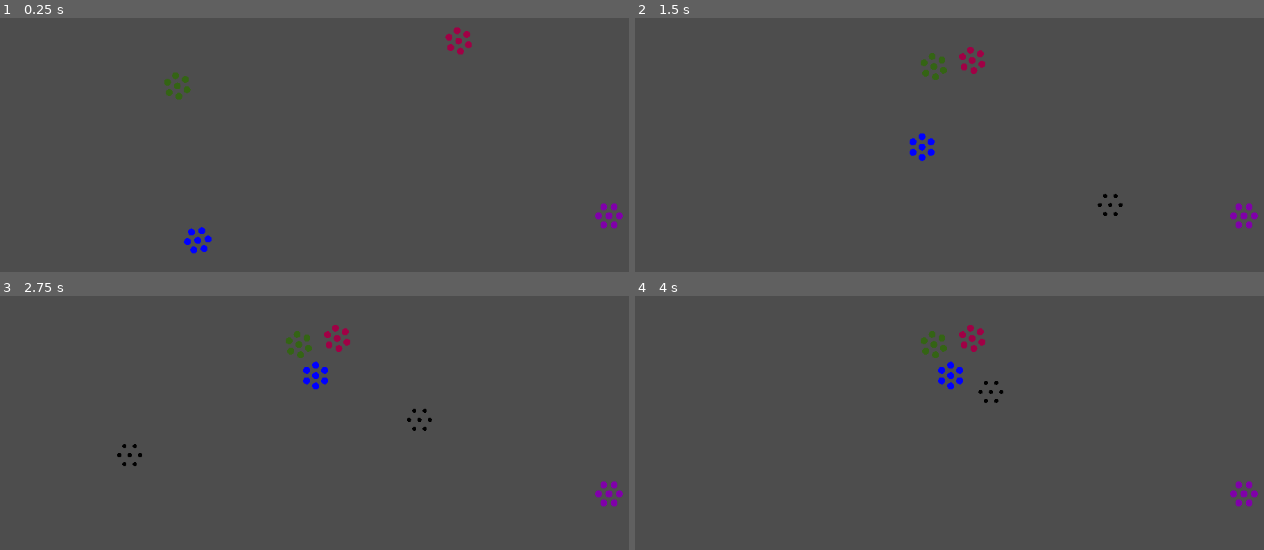
Above: before the commit, frames 1-4 (two rows, left to right).
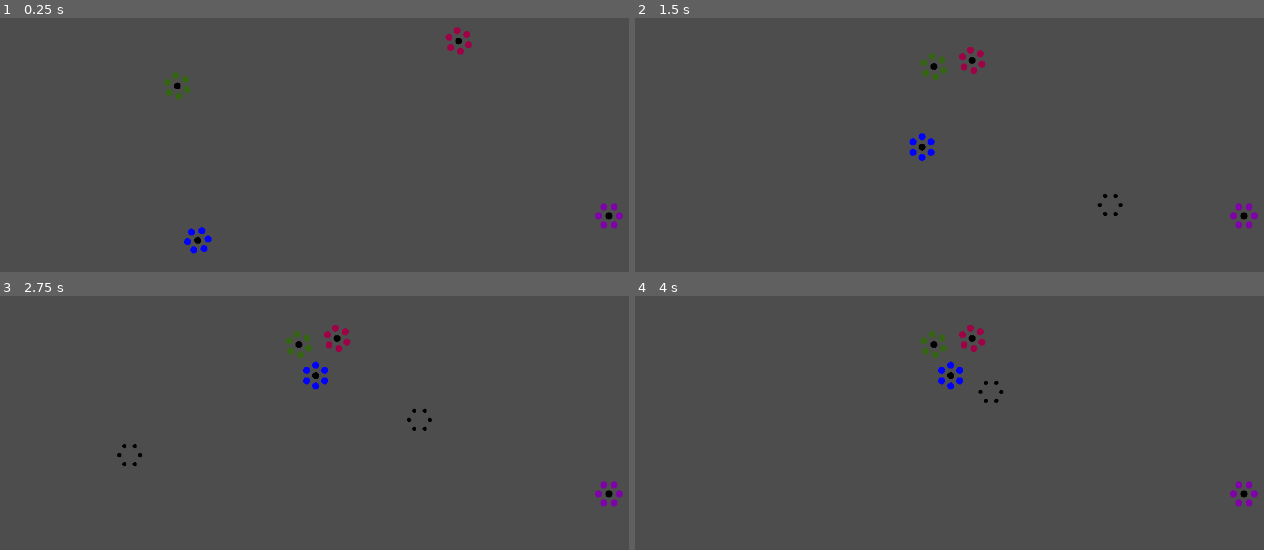
Above: after the commit, the same moments.

Repository: the-alex-g/CardGame
Game: Godot game, scene res://world/world.tscn
Two runs of this game, one before a commit and one after it. Both use one fixed random seed, a clock stepped at 60 frames per second and the inputs below.
Inputs:
- Up to frame 1 (0.25 s): no input
- Up to frame 2 (1.5 s): no input
- Up to frame 3 (2.75 s): no input
- Up to frame 4 (4 s): no input

The runs differ from the first frame. In frame 1, 0.1% of the frame differs, in the area x 27-98%, y 7-89%; in frame 2, 0.1%; in frame 3, 0.1%, in the area x 20-98%, y 15-80%; in frame 4, 0.1%.

Commit message:
Add captain combat

Diff:
--- a/project/resources/targeting/hit_area.gd
+++ b/project/resources/targeting/hit_area.gd
@@ -3,7 +3,7 @@
 
 signal updated_target_in_range(is_target_in_range)
 
-var _target : Unit
+var target : Unit : set = _set_target
 var hit_range := 0.0 : set = _set_hit_range
 
 @onready var _collision_shape : CollisionShape2D = $CollisionShape2D
@@ -11,19 +11,19 @@
 
 func _on_body_entered(body:PhysicsBody2D)->void:
 	# you can hit your target now
-	if body == _target:
+	if body == target:
 		_set_is_target_in_range(true)
 
 
 func _on_body_exited(body:PhysicsBody2D)->void:
 	# you can't hit your target anymore
-	if body == _target:
+	if body == target:
 		_set_is_target_in_range(false)
 
 
 func _check_hit_area_for_target()->void:
 	# can you hit the target? Used to process new targets.
-	if get_overlapping_bodies().has(_target):
+	if get_overlapping_bodies().has(target):
 		_set_is_target_in_range(true)
 	else:
 		_set_is_target_in_range(false)
@@ -43,6 +43,10 @@
 	return shape
 
 
+func _set_target(value:Unit)->void:
+	target = value
+	_check_hit_area_for_target()
+
+
 func _on_targeting_area_aquired_new_target(new_target:Unit)->void:
-	_target = new_target
-	_check_hit_area_for_target()
+	_set_target(new_target)
--- a/project/resources/targeting/targeting_area.gd
+++ b/project/resources/targeting/targeting_area.gd
@@ -18,10 +18,7 @@
 	if _target == null:
 		return true
 	else:
-		if global_position.distance_squared_to(point) < global_position.distance_squared_to(_target.global_position):
-			return true
-		else:
-			return false
+		return global_position.distance_squared_to(point) < global_position.distance_squared_to(_target.global_position)
 
 
 func _on_target_died()->void:
@@ -73,7 +70,6 @@
 
 
 func _set_hit_range(value:float)->void:
-	print(value)
 	_hit_area.hit_range = value
 
 
--- /dev/null
+++ b/project/soldier/captain/captain.gd
@@ -0,0 +1,58 @@
+class_name Captain
+extends Soldier
+
+signal ranged_attack_resolved(hit)
+
+@export var attack_cooldown_time := 1.0
+@export var hit_range := 45.0
+
+var _target : Unit
+var root_unit : Unit
+
+@onready var _attack_cooldown_timer : Timer = $AttackCooldownTimer
+@onready var _hit_area : HitArea = $HitArea
+
+
+func _ready():
+	_hit_area.hit_range = hit_range
+
+
+func _on_unit_targeting_update_target(new_target:Unit)->void:
+	_target = new_target
+	_hit_area.target = _target
+
+
+func _on_hit_area_updated_target_in_range(is_target_in_range:bool)->void:
+	if is_target_in_range:
+		_attack_cooldown_timer.start(attack_cooldown_time)
+	else:
+		_attack_cooldown_timer.stop()
+
+
+func _on_attack_cooldown_timer_timeout()->void:
+	var attack_array := [_get_attack()]
+	match soldier_type:
+		"Melee":
+			_target.damage(attack_array)
+		"Ranged":
+			var attack_hit : bool = await ranged_attack_resolved
+			if attack_hit:
+				_target.damage(attack_array)
+
+
+func _on_shoot(ammo:Ammo, from:Vector2)->void:
+	_add_ammo(ammo, from)
+
+	var attack_hit : bool = await ammo.ended
+	emit_signal("ranged_attack_resolved", attack_hit)
+
+
+func _add_ammo(ammo:Ammo, from:Vector2)->void:
+	ammo.global_position = from
+	ammo.direction = get_angle_to(_target.global_position)
+	ammo.bodies_to_ignore.append(root_unit)
+	get_tree().current_scene.add_child(ammo)
+
+
+func _on_hidden()->void:
+	queue_free()
--- /dev/null
+++ b/project/soldier/captain/captain.tscn
@@ -0,0 +1,17 @@
+[gd_scene load_steps=3 format=3 uid="uid://ckugrsb48ouyj"]
+
+[ext_resource type="Script" path="res://soldier/captain/captain.gd" id="1_74nr5"]
+[ext_resource type="PackedScene" uid="uid://c75ul6ulpjtar" path="res://resources/targeting/hit_area.tscn" id="2_0rdpd"]
+
+[node name="Captain" type="Node2D"]
+script = ExtResource("1_74nr5")
+color = Color(0, 0, 0, 1)
+
+[node name="HitArea" parent="." instance=ExtResource("2_0rdpd")]
+
+[node name="AttackCooldownTimer" type="Timer" parent="."]
+
+[connection signal="hidden" from="." to="." method="_on_hidden"]
+[connection signal="shoot" from="." to="." method="_on_shoot"]
+[connection signal="updated_target_in_range" from="HitArea" to="." method="_on_hit_area_updated_target_in_range"]
+[connection signal="timeout" from="AttackCooldownTimer" to="." method="_on_attack_cooldown_timer_timeout"]
--- a/project/soldier/soldier.gd
+++ b/project/soldier/soldier.gd
@@ -11,7 +11,7 @@
 @export_enum("Melee", "Ranged") var soldier_type := "Melee"
 
 var attack : Attack : get = _get_attack
-var color := Color.BLUE
+@export var color := Color.BLUE
 
 
 func _draw()->void:
--- a/project/unit/unit.gd
+++ b/project/unit/unit.gd
@@ -19,6 +19,7 @@
 @export_enum("Melee", "Ranged") var unit_type := "Melee"
 
 var _target : Unit
+var _captain : Captain
 var _is_target_in_range := false : set = _set_is_target_in_range
 var is_dead := false : set = _set_is_dead
 
@@ -30,6 +31,7 @@
 func _ready()->void:
 	_update_targeting_area()
 	_populate_unit()
+	_add_captain(load("res://soldier/captain/captain.tscn").instantiate())
 
 
 func _process(delta:float)->void:
@@ -44,7 +46,8 @@
 			_move_towards_target(delta)
 		else:
 			if unit_type == "Ranged" and global_position.distance_squared_to(_target.global_position) < pow(FLEE_DISTANCE, 2):
-				_move_away_from_target(delta)
+				pass
+				#_move_away_from_target(delta)
 
 
 func _update_targeting_area()->void:
@@ -104,7 +107,11 @@
 
 
 func _get_soldiers()->Array:
-	return _soldier_container.get_children()
+	var soldiers := []
+	for soldier in _soldier_container.get_children():
+		if soldier.visible:
+			soldiers.append(soldier)
+	return soldiers
 
 
 func _set_is_dead(value:bool)->void:
@@ -126,12 +133,16 @@
 
 
 func _on_soldier_shoot(ammo:Ammo, from:Vector2)->void:
+	_instance_ammunition(ammo, from)
+	var hit : bool = await ammo.ended
+	emit_signal("ranged_attack_ended", hit)
+
+
+func _instance_ammunition(ammo:Ammo, from:Vector2)->void:
 	ammo.global_position = from
 	ammo.direction = get_angle_to(_target.global_position)
 	ammo.bodies_to_ignore.append(self)
-	get_parent().add_child(ammo)
-	var hit : bool = await ammo.ended
-	emit_signal("ranged_attack_ended", hit)
+	get_tree().current_scene.add_child(ammo)
 
 
 func damage(attack_array:Array)->void:
@@ -140,22 +151,18 @@
 		return
 
 	for attack in attack_array:
-		_get_soldier().deal_damage(attack)
-		if _get_soldier_count() == 0:
+		if _get_soldier_count() == 0 and _captain != null:
+			_captain.deal_damage(attack)
+		elif _get_soldier_count() > 0:
+			_get_soldier().deal_damage(attack)
+		if _get_soldier_count() == 0 and _captain == null:
 			_die()
 			break
 
 
 func _get_soldier_count()->int:
 	# returns the number of not-dead soldiers
-	# doing a simple get_child_count (probably) won't work because
-	# it (probably) doesn't account for the queued_for_deletion soldiers.
-	# I admit I haven't tried it.
-	var soldiers := 0
-	for soldier in _get_soldiers():
-		if soldier.visible:
-			soldiers += 1
-	return soldiers
+	return _get_soldiers().size()
 
 
 func _die()->void:
@@ -177,3 +184,15 @@
 		return
 
 	_set_is_target_in_range(is_target_in_range)
+
+
+func _add_captain(captain:Captain)->void:
+	_instance_captain(captain)
+	_targeting_area.aquired_new_target.connect(Callable(captain, "_on_unit_targeting_update_target"))
+
+
+func _instance_captain(captain:Captain)->void:
+	_get_soldiers()[0].hide()
+	captain.root_unit = self
+	_captain = captain
+	add_child(captain)
--- a/project/unit/unit.tscn
+++ b/project/unit/unit.tscn
@@ -1,7 +1,7 @@
 [gd_scene load_steps=4 format=3 uid="uid://xgfxsdir034"]
 
 [ext_resource type="Script" path="res://unit/unit.gd" id="1_faclc"]
-[ext_resource type="PackedScene" uid="uid://c0flmbctes8js" path="res://resources/targeting_area.tscn" id="2_po14y"]
+[ext_resource type="PackedScene" uid="uid://c0flmbctes8js" path="res://resources/targeting/targeting_area.tscn" id="2_po14y"]
 
 [sub_resource type="CircleShape2D" id="CircleShape2D_vyote"]
 radius = 20.0
